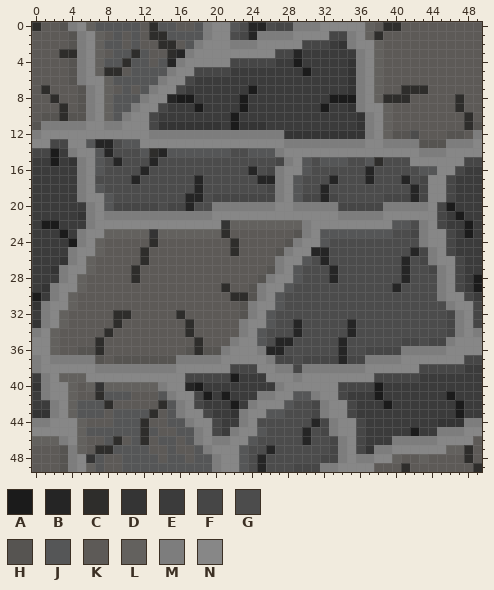
Two versions of one pixel-art sprite, resources/sprites/towers/walls/stone/002.png. The first picture shows the starting point.
The file is 50x50 pixels. Colours within 5 levels of each other are drawn and written as one.
Palette (. is transparent): A #1b1b1b  B #252525  C #2e2d2b  D #343434  E #3b3b3b  F #464646  G #4c4c4c  H #565451  J #555657  K #5d5a57  L #63615e  M #7d7d7d  N #878787
Pixels before (only the part around the change), first column x 0:
 0 CKKHMNLJJJJJKCJJKKJMNNJGBBGFFMMMNNNNNLKCCKKKKKKKKK
 1 KKKKHMNLKJKJKCCJJJJMNNGFBMMMMNNNNFFMNLCKKKKKKKKKKK
 2 KKKKHMNLJJKJKKCCKJMNNNMMMNNNNNFFFEDMNNLKKKKKKKKKKK
 3 KKKCCMNLKJJCJKKCBMNNNNNNNNNFFBEEEEEEMNLKKKKKKKKKKK
 4 KKKKHMNLJJCJJKJBMNNNNNFFFFFEEAEEEEEDMNLKKKKKKKKKKK
 5 KKKKHMNLCCKJJJJMNNFFFFEEEEEEEEAEEEEDMNLKKKKKKKKKKK
 6 KKKKHMNNLJJJJJMNNFEEEEEEEEEEEEEEEEEDMNLKKKKKKKKKKK
 7 KCKKKHMNLKJKJMNNFEEEEEEEAEEEEEEEEEEDMNLKKCCCKKKKKK
 8 KKCKKHMNLJJJMNNBAAEEEEEAEEEEEEEEEAAAMNLCCCKKKKKCKK
 9 KKKCKHMNLJJMNNFEEEAEEEEAEEEEEEEEAEEDMNNLKKKKKKKCKK
10 KHHCHHMNLJMNNFEEEEEEEEAEEEEEEEEEEEEEDMNLKKKKKKKKCK
11 HMMMMMNNMMNNNFDDDDDDDEADDDEEEEEEEEEEDMNLKKKKKKKKCH
12 MNNNNNNNNNNNNMMMMMMMMMMMMMMMDDDDDDDDDMNLHHGKKKHHKM
13 NNFFNNJBBGJJNNNNNNNNNNNNNNNNMMMMMMMMMNNMMMMHHHMMMN
14 FFAEMNNJBGGGJCBJJJJJJJGGJJJMNNNNNNNNNNNNNNNMMMNNNN
15 EEAEDMNJGBGGGBGGGGGGGGGGGGGFMNJGJJJGGJCGGGNNNNNNFF
16 EEEEEMNJGGGGBGGGGGGGGGGGBGFMNNJGGGGGGBGGGGGJJNNFEE
17 EEEEEMNGGGGBGGGGGGBGGGGGGBBMNJGGGBGGGBGGGBGFNNFEEE
18 EEEEEMNJGGGGGGGGGGBGGGGGGGFMNJGGBGGGGGGGGGBFNNFEEE
19 EEEEEMNNJGGGGGGGGBBGFFFFFFFMNJFFBFGGGGGFFFBFNNFEEE
20 EEEEEEMNJFFFFFGFFBGGMMMMMMMNNMMMMMFFFFFMMMMMNFAEEE
21 EEEEEDMNMMMMMMMMMMMMNNNNNNNNNNNNNNMMMMMNNNNNNFEAEE
22 EAAEEEMNNNNNNNNNNNNNNDLLLLLLLLMNNNNNNNNNJJGMNFEEAE
23 EEEAEMNNLLLLLDLLLLLLLCKKKKKKKHMNJJJJJJJJGGFMNNFEAE
24 EEEEAMNLKKKKKCKKKKKKKKCKKKKKHMNNJGGGGGGGGGGMNNFEEE
25 EEEEMNNLKKKKCKKKKKKKKKCKKKKHMNNBBGGGGGGGGGBFMNFEEE
26 EEEDMNLKKKKKCKKKKKKKKKKKKKKMNNJGBGGGGGGGGBGFMNNFEE
27 EEDMNNLKKKKCKKKKKKKKKKKKKKHMNJGGGBGGGGGGGBGGFMNFEE
28 EEEMNLKKKKKCKKKKKKKKKKKKKHMNNJGGGBGGGGGGGBGGGMNFEA
29 EDMNNLKKKKKKKKKKKKKKKCKKHMNNJGGGGGGGGGGGBGGGGMNFEA
30 AEMNLKKKKKKKKKKKKKKKKKCCHMNJGGGGGGGGGGGGGGGGGMNNFE
31 DMNNLKKKKKKKKKKKKKKKKKKHMNNJGGGGGGGGGGGGGGGGGGMNNF
32 EMNLKKKKKCCKKKKKCKKKKKKHMNJGGGGGGGGGGGGGGGGGGGFMNF
33 DMNLKKKKKCKKKKKKKCKKKKKMNNJGGBGGGGGBGGGGGGGGGGFMNF
34 MNLKKKKKCKKKKKKKKCKKKKKMNJGGGBGGGGGBGGGGGGGGGGFMNM
35 NNLKKKKCKKKKKKKKKKCKKKMNNJGBBGGGGGBGGGGGGFFGFFMNNN
36 NNLKKHHCKKKKKKKKKHCHHMNNNMBBGGGGGGBGGFFFFMMMMMNNNN
37 MNMMMMMHKHHHHHHHMMMMMNNNNNMFFGFFFFBFFMMMMNNNNNNNFF
38 MNNNNNNMMMMMMMMMNNNNNNFFFNNMMFMMMMMMMNNNNNNFFFFFEE
39 EMNLLLNNNNNNNNNNNFFFFFAEEENNNMNNNNNNNNFFFFFEEEEEEE
40 DMNNLKLDLLLLLLMNNBAEEEEEEEEMNNNNNNFFFFAEEEEEEEEEEE
41 EMNNLKKCJJJKKKJMNNFAEAEEEMMNNJJMNNFEEEAEEEEEEEAEEE
42 EEMNLJJJCKKKKKCJMNFEEEAEMNNNJGGFMNNFEEEAEEEEEEEAEE
43 DDMNLJJJKJJJJCKJMNNFEEDMNNJJGGGFMNNFEEEEEEEEEEEAEE
44 MMNNNLKKKJJJCKKJJMNNFEEMNGGGGGGBFMNNFEEEEEEEEDDDMM
45 NNNNNLJJJJJJCJKKJJMNFEMNNJGGGGBGFMNNFEEEEEAEEMMMNN
46 LLLMNLKKJCKJCKJJKJMNMMNNJGGGGGBGGFMNFEEEMMMMMNNNNK
47 KKKHMLKCCJJJJKKJKKJMNNNJGGBGGGGGGFMNFDMMNNNNNNLLCK
48 KKKHMNDJKKJJJJKJJKJJMNNJGBGGGGGGFFMNMMNNLKKLKKKKCK
49 KKKHMNLJKKJJJJJJJJJJMNNJGBGGGFFFMMNNNNKKKCKKKKKKKC
Once edited:
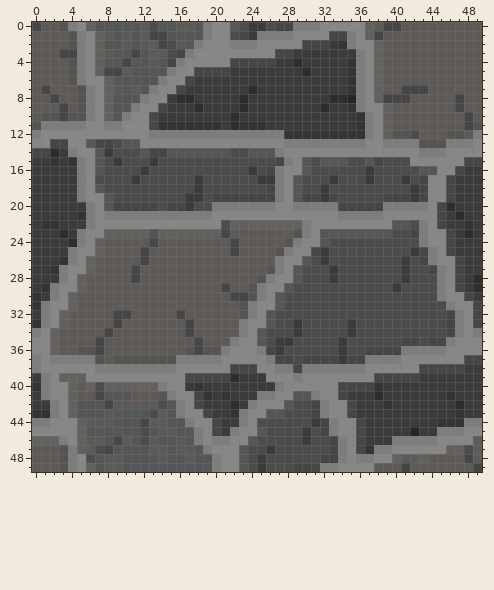
The exact change:
y 0: x 0 C -> F; x 13 C -> G; x 24..25 BB -> EE; x 39..40 CC -> FF
y 1: x 13..14 CC -> FF; x 24 B -> E; x 38 C -> F
y 2: x 14..15 CC -> FG
y 3: x 3..4 CC -> FF; x 11 C -> F; x 15..16 CB -> GF; x 29 B -> E
y 4: x 10 C -> F; x 15 B -> F; x 29 A -> C
y 5: x 8..9 CC -> FF; x 30 A -> C
y 7: x 1 C -> F; x 24 A -> C; x 41..43 CCC -> FFF
y 8: x 2 C -> F; x 15..17 BAA -> ECC; x 23 A -> C; x 33..35 AAA -> CCB; x 39..41 CCC -> FFF; x 47 C -> F
y 9: x 3 C -> F; x 18 A -> C; x 23 A -> C; x 32 A -> C; x 47 C -> F
y 10: x 3 C -> F; x 22 A -> C; x 48 C -> F
y 11: x 22 A -> C; x 48 C -> F
y 13: x 7..8 BB -> FF
y 14: x 2 A -> C; x 8 B -> E; x 13..14 CB -> FF
y 15: x 2 A -> D; x 9 B -> E; x 13 B -> E; x 38 C -> F
y 16: x 12 B -> E; x 24 B -> E; x 37 B -> E
y 17: x 11 B -> E; x 18 B -> E; x 25..26 BB -> EE; x 33 B -> E; x 37 B -> E; x 41 B -> E
y 18: x 18 B -> E; x 32 B -> E; x 42 B -> E
y 19: x 17..18 BB -> EE; x 32 B -> E; x 42 B -> E
y 20: x 17 B -> E; x 46 A -> C
y 21: x 47 A -> C
y 22: x 1..2 AA -> DD; x 21 D -> G; x 48 A -> D
y 23: x 3 A -> C; x 13 D -> H; x 21 C -> F; x 48 A -> C
y 24: x 4 A -> C; x 13 C -> F; x 22 C -> F
y 25: x 12 C -> F; x 22 C -> F; x 31..32 BB -> FE; x 42 B -> E
y 26: x 12 C -> F; x 32 B -> E; x 41 B -> E
y 27: x 11 C -> F; x 33 B -> E; x 41 B -> E
y 28: x 11 C -> F; x 33 B -> E; x 41 B -> E; x 49 A -> C
y 29: x 21 C -> F; x 40 B -> E; x 49 A -> C
y 30: x 0 A -> D; x 22..23 CC -> FF
y 32: x 9..10 CC -> FF; x 16 C -> F
y 33: x 9 C -> F; x 17 C -> F; x 29 B -> E; x 35 B -> E
y 34: x 8 C -> F; x 17 C -> F; x 29 B -> E; x 35 B -> E
y 35: x 7 C -> F; x 18 C -> F; x 27..28 BB -> EE; x 34 B -> E
y 36: x 7 C -> F; x 18 C -> F; x 26..27 BB -> FE; x 34 B -> E
y 37: x 34 B -> E
y 39: x 22 A -> C
y 40: x 7 D -> G; x 17..18 BA -> ED; x 38 A -> D
y 41: x 7 C -> F; x 19 A -> D; x 21 A -> D; x 38 A -> C; x 46 A -> D
y 42: x 8 C -> F; x 14 C -> G; x 22 A -> C; x 39 A -> D; x 47 A -> C
y 43: x 13 C -> G; x 47 A -> D
y 44: x 12 C -> F; x 31 B -> E
y 45: x 12 C -> G; x 30 B -> E; x 42 A -> B
y 46: x 9 C -> F; x 12 C -> G; x 30 B -> E
y 47: x 7..8 CC -> GF; x 26 B -> E; x 48 C -> G
y 48: x 6 D -> G; x 25 B -> E; x 48 C -> F
y 49: x 25 B -> E; x 41 C -> F; x 49 C -> F
Boxes around the changes in both pictures, in picture pixels (x1, y1, x2, y2):
changed: (32, 22, 482, 472)
